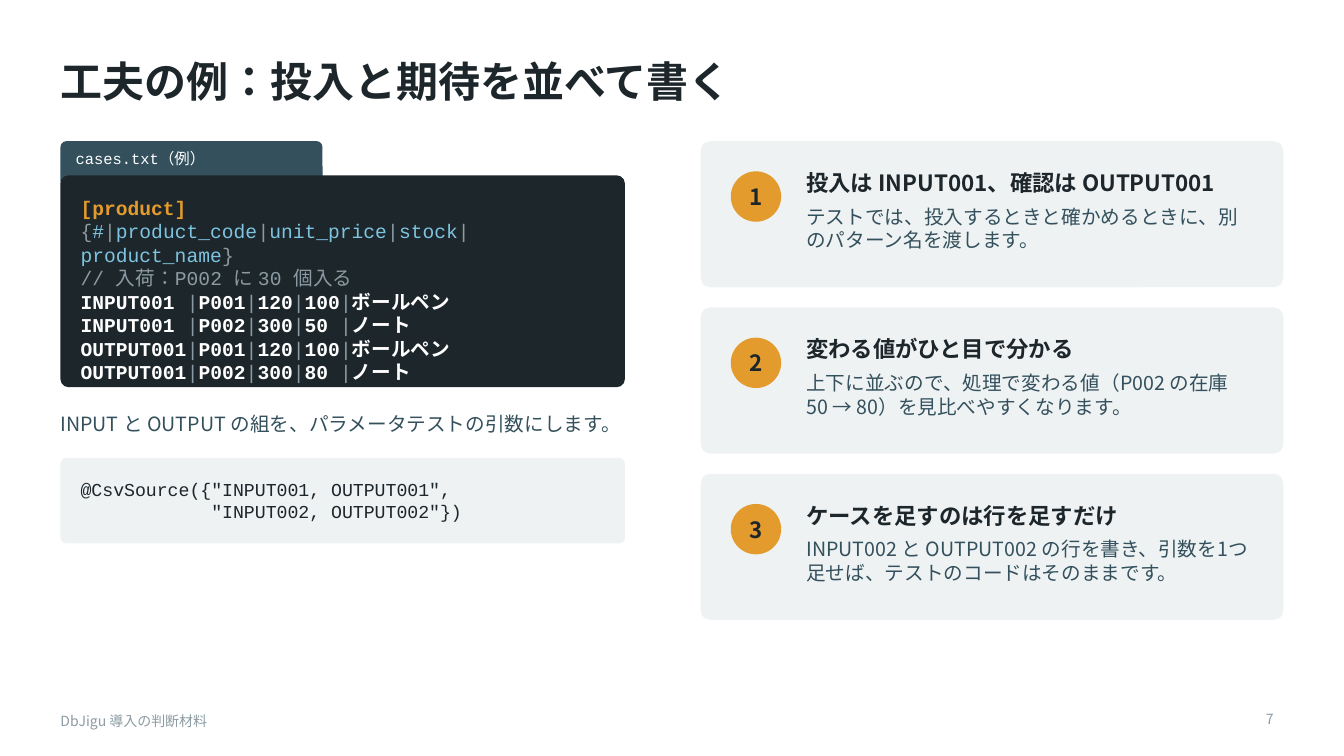
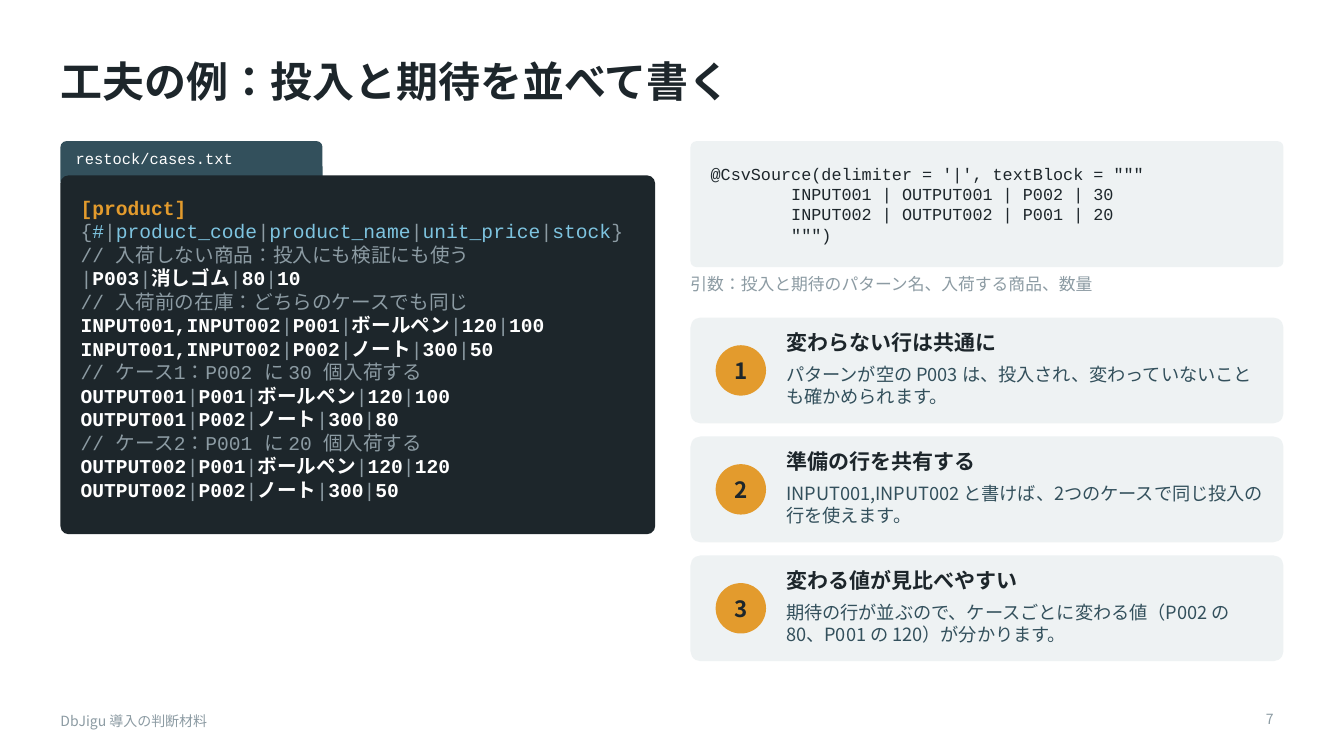
Before and after one commit to raindrop-aqua/java-test-toolbelt, a slide deck: slide 7 of docs/slides/dbjigu-for-managers.pptx. Drawn at 1344x756 pixels with LibreOffice and Linux fonts; fonts in the diff are those of the drawing. Boxes give left, top, right and bottom in pixels: in the first picture for what was removed or moved away, otherwise in the second. Text is boxed around its words. In the diff, an @@ line names an element or a change of style, - is before the commit and + after.

```diff
--- a/docs/slides/dbjigu-for-managers.pptx
+++ b/docs/slides/dbjigu-for-managers.pptx
@@ proportions changed in 5 elements at box(691, 556, 1284, 661), box(60, 175, 655, 534), box(691, 437, 1284, 542), box(691, 318, 1284, 423), box(691, 141, 1284, 267) @@
@@ rounded rectangle: place and size @@
-rounded rectangle at box(60, 458, 625, 543)
+rounded rectangle at box(691, 141, 1284, 267)
@@ rounded rectangle: place and size @@
-rounded rectangle at box(60, 175, 625, 387)
+rounded rectangle at box(60, 175, 655, 534)
@@ text at box(76, 153, 233, 164): text changed @@
-cases.txt（例）
+restock/cases.txt
@@ text at box(711, 168, 1113, 220): text changed; size 13 to 12 pt @@
-@CsvSource({"INPUT001, OUTPUT001",
-"INPUT002, OUTPUT002"})
+@CsvSource(delimiter = '|', textBlock = """
+INPUT001 | OUTPUT001 | P002 | 30
+INPUT002 | OUTPUT002 | P001 | 20
+""")
@@ text at box(81, 224, 624, 501): text changed @@
-{#|product_code|unit_price|stock|product_name}
-// 入荷：P002 に 30 個入る
-INPUT001 |P001|120|100|ボールペン
-INPUT001 |P002|300|50 |ノート
-OUTPUT001|P001|120|100|ボールペン
-OUTPUT001|P002|300|80 |ノート
+{#|product_code|product_name|unit_price|stock}
+// 入荷しない商品：投入にも検証にも使う
+|P003|消しゴム|80|10
+// 入荷前の在庫：どちらのケースでも同じ
+INPUT001,INPUT002|P001|ボールペン|120|100
+INPUT001,INPUT002|P002|ノート|300|50
+// ケース1：P002 に 30 個入荷する
+OUTPUT001|P001|ボールペン|120|100
+OUTPUT001|P002|ノート|300|80
+// ケース2：P001 に 20 個入荷する
+OUTPUT002|P001|ボールペン|120|120
+OUTPUT002|P002|ノート|300|50
@@ text added at box(690, 276, 1092, 291), 12 pt, text #8C9BA3 @@
+引数：投入と期待のパターン名、入荷する商品、数量
@@ rounded rectangle: place and size @@
-rounded rectangle at box(701, 141, 1284, 287)
+rounded rectangle at box(691, 318, 1284, 423)
@@ text "1": place and size @@
-text "1" at box(749, 188, 762, 205)
+text "1" at box(734, 362, 747, 379)
@@ ellipse: place and size @@
-ellipse at box(731, 171, 781, 222)
+ellipse at box(716, 345, 766, 395)
@@ text at box(786, 332, 1252, 405): text changed; size 14 to 13 pt @@
-投入は INPUT001、確認は OUTPUT001
-テストでは、投入するときと確かめるときに、別のパターン名を渡します。
+変わらない行は共通に
+パターンが空の P003 は、投入され、変わっていないことも確かめられます。
@@ text removed at box(60, 414, 621, 433) @@
-INPUT と OUTPUT の組を、パラメータテストの引数にします。
@@ rounded rectangle: place and size @@
-rounded rectangle at box(701, 308, 1284, 454)
+rounded rectangle at box(691, 437, 1284, 542)
@@ text "2": place and size @@
-text "2" at box(749, 354, 762, 371)
+text "2" at box(734, 481, 747, 498)
@@ ellipse: place and size @@
-ellipse at box(731, 338, 781, 388)
+ellipse at box(716, 465, 766, 515)
@@ text at box(786, 451, 1263, 524): text changed; size 14 to 13 pt @@
-変わる値がひと目で分かる
-上下に並ぶので、処理で変わる値（P002 の在庫 50 → 80）を見比べやすくなります。
+準備の行を共有する
+INPUT001,INPUT002 と書けば、2つのケースで同じ投入の行を使えます。
@@ rounded rectangle: place and size @@
-rounded rectangle at box(701, 474, 1284, 620)
+rounded rectangle at box(691, 556, 1284, 661)
@@ text "3": place and size @@
-text "3" at box(749, 521, 762, 539)
+text "3" at box(734, 600, 747, 618)
@@ ellipse: place and size @@
-ellipse at box(731, 504, 781, 555)
+ellipse at box(716, 584, 766, 634)
@@ text at box(786, 570, 1229, 643): text changed; size 14 to 13 pt @@
-ケースを足すのは行を足すだけ
-INPUT002 と OUTPUT002 の行を書き、引数を1つ足せば、テストのコードはそのままです。
+変わる値が見比べやすい
+期待の行が並ぶので、ケースごとに変わる値（P002 の 80、P001 の 120）が分かります。
```
